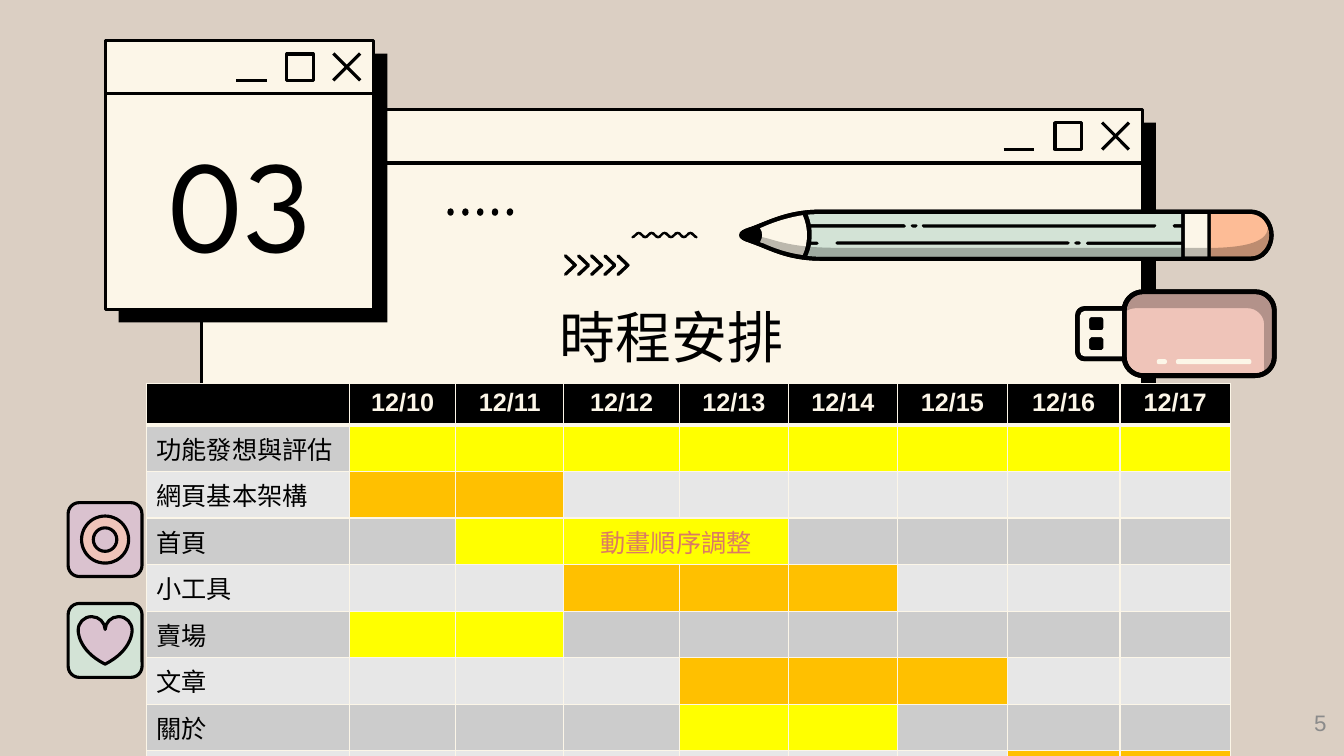
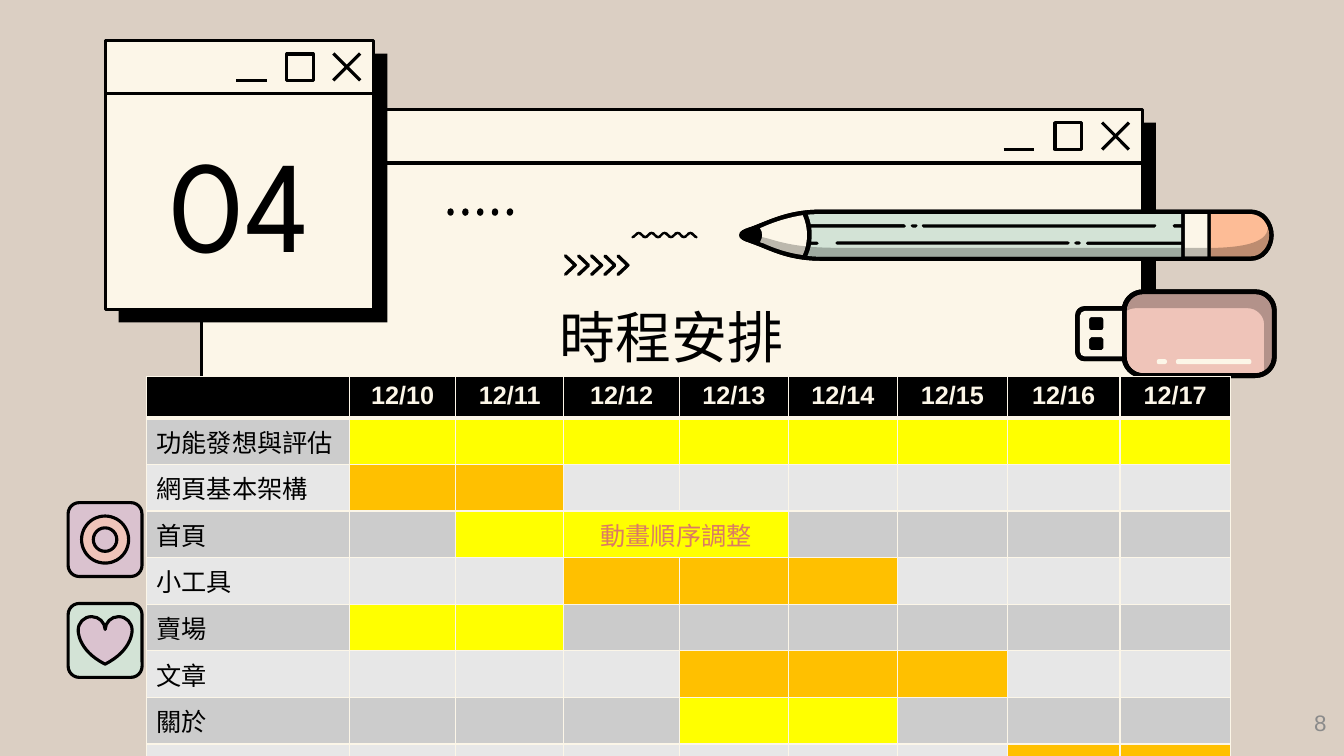
Before and after one commit to tim93009/iSpan_Midterm-Project, a slide deck: slide 8 of 簡報檔/midterm project_chang.pptx (slide 5 before the commit). Drawn at 1344x756 pixels with LibreOffice and Linux fonts; fonts in the diff are those of the drawing; background and template pictures are left out. Boxes give left, top, right and bottom in pixels: in the first picture for what was removed or moved away, otherwise in the second. Text is boxed around its words. In the diff, an @@ line names an element or a change of style, - is before the commit and + after.

```diff
--- a/簡報檔/midterm project_chang.pptx
+++ b/簡報檔/midterm project_chang.pptx
@@ title at (x1=170, y1=164, x2=310, y2=254): text changed @@
-03
+04
@@ table moved from (x1=146, y1=383, x2=1231, y2=756) to (x1=146, y1=376, x2=1231, y2=750) @@
@@ page number at (x1=1314, y1=715, x2=1326, y2=731): text changed @@
-5
+8
```
Also in this commit, not shown: 3 other slides changed, 3 slides added.
